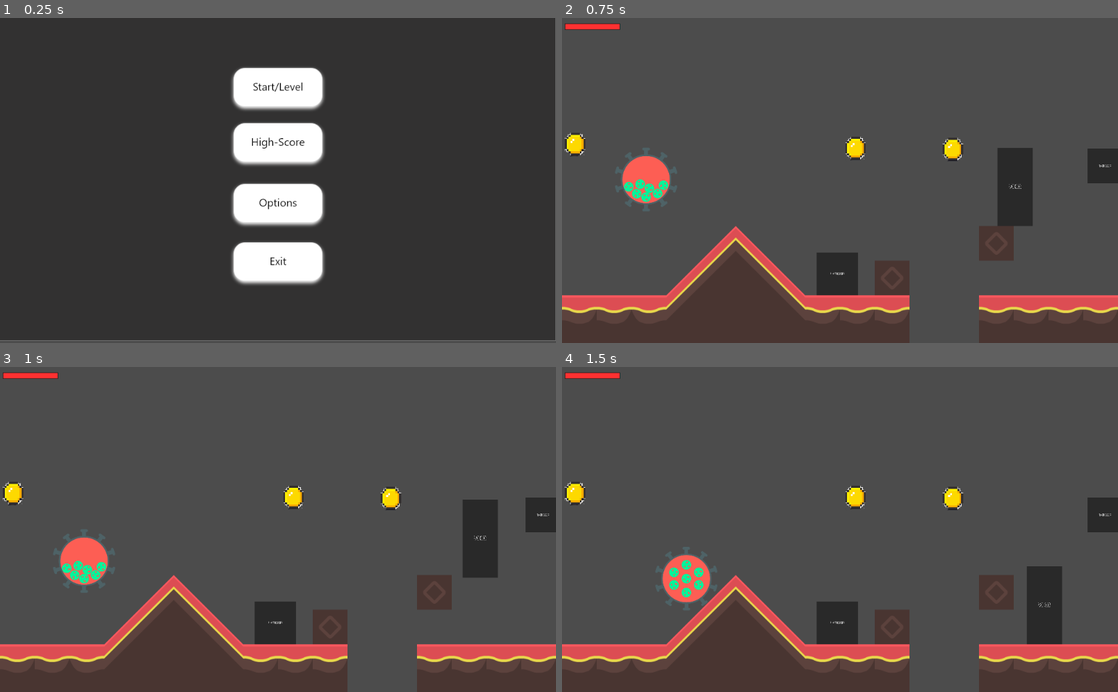
Above: before the commit, frames 1-4 (two rows, left to right).
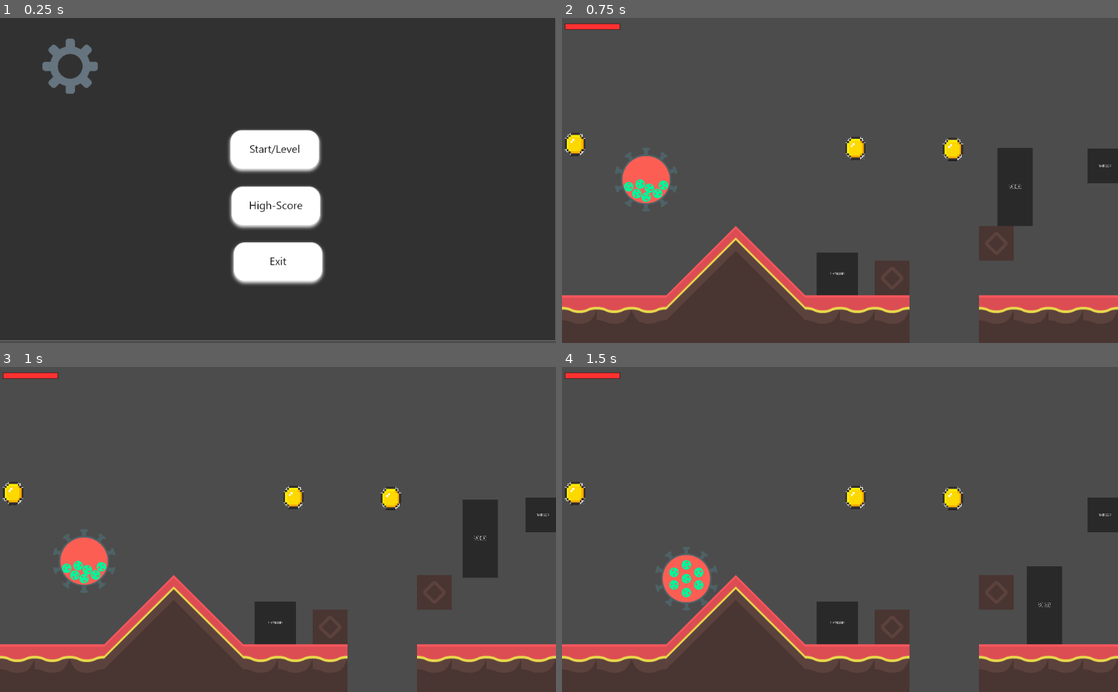
Above: after the commit, the same moments.

Repository: INF19IT2/2d-Jump-n-Run-SE
Game: Godot game, scene res://Scenes/MainScene/MainScene.tscn
Same seed, same stepped clock (60 frames per second), same inputs: the game is played once before the commit and once after it. The engine's default icon, where the game draws it, is replaced by a stand-in: a white triangle on a blue panel in a dark square.
Inputs (mouse positions are in pixels of both pictures, inside the frame that each line leads up to; where the layout moved, square brackets give the same spot in the first picture):
- Up to frame 1 (0.25 s): no input
- Up to frame 2 (0.75 s): click (834, 151) [840, 89] at 0.5 s
- Up to frame 3 (1 s): no input
- Up to frame 4 (1.5 s): tap Enter (shoot) at 1.25 s; hold D (move_right) from 1.28 s (still down); hold Shift (running) from 1.28 s (still down)

The runs differ from the first frame. In frame 1, 5.0% of the frame differs, in the area x 7-59%, y 6-65%; in frame 2, nothing differs; in frame 3, nothing differs; in frame 4, nothing differs.

Commit message:
Added gearwheel for options
Added a gearwheel for the options, which then opens the Options Menu

Diff:
--- a/2d-Jump-n-Run-SE/Scenes/MainScene/MainScene.tscn
+++ b/2d-Jump-n-Run-SE/Scenes/MainScene/MainScene.tscn
@@ -3,7 +3,7 @@
 [ext_resource path="res://imagesFiles/Main_Scene/High-Score_Button.png" type="Texture" id=1]
 [ext_resource path="res://imagesFiles/Main_Scene/grey_background.png" type="Texture" id=2]
 [ext_resource path="res://imagesFiles/Main_Scene/Exit_Button.png" type="Texture" id=3]
-[ext_resource path="res://imagesFiles/Main_Scene/Options_Button.png" type="Texture" id=4]
+[ext_resource path="res://imagesFiles/Main_Scene/2699.png" type="Texture" id=4]
 [ext_resource path="res://imagesFiles/Main_Scene/StartLevel_Button.png" type="Texture" id=5]
 [ext_resource path="res://Scripts/MainScene_Interaction/MainScene.gd" type="Script" id=6]
 [ext_resource path="res://Scenes/Options/OptionsMenu.tscn" type="PackedScene" id=7]
@@ -41,24 +41,23 @@
 anchor_top = 0.5
 anchor_right = 0.5
 anchor_bottom = 0.5
-margin_left = -90.5
-margin_top = -108.0
-margin_right = 91.5
-margin_bottom = -18.0
+margin_left = -94.7379
+margin_top = 8.54092
+margin_right = 87.2621
+margin_bottom = 98.5409
 texture_normal = ExtResource( 1 )
 __meta__ = {
 "_edit_use_anchors_": false
 }
 
 [node name="OptionsButton" type="TextureButton" parent="."]
-anchor_left = 0.5
-anchor_top = 0.5
-anchor_right = 0.5
-anchor_bottom = 0.5
-margin_left = -90.5
-margin_top = 4.0
-margin_right = 91.5
-margin_bottom = 94.0
+anchor_right = 1.0
+anchor_bottom = 1.0
+margin_left = 79.0
+margin_top = 42.0
+margin_right = -434.0
+margin_bottom = -46.0
+rect_scale = Vector2( 0.2, 0.2 )
 texture_normal = ExtResource( 4 )
 __meta__ = {
 "_edit_use_anchors_": false
@@ -69,10 +68,10 @@
 anchor_top = 0.5
 anchor_right = 0.5
 anchor_bottom = 0.5
-margin_left = -90.5
-margin_top = -210.0
-margin_right = 91.5
-margin_bottom = -120.0
+margin_left = -96.8568
+margin_top = -94.5186
+margin_right = 85.1432
+margin_bottom = -4.51855
 texture_normal = ExtResource( 5 )
 __meta__ = {
 "_edit_use_anchors_": false
@@ -83,6 +82,7 @@
 margin_top = 3.53987
 margin_right = 1.37817
 margin_bottom = 3.53986
+
 [connection signal="pressed" from="ExitButton" to="." method="_on_ExitButton_pressed"]
 [connection signal="pressed" from="OptionsButton" to="." method="_on_OptionsButton_pressed"]
 [connection signal="pressed" from="StartLevelButton" to="." method="_on_StartLevelButton_pressed"]
Binary file added: 2d-Jump-n-Run-SE/imagesFiles/Main_Scene/2699.png
Not shown, added: 2d-Jump-n-Run-SE/imagesFiles/Main_Scene/2699.png.import
